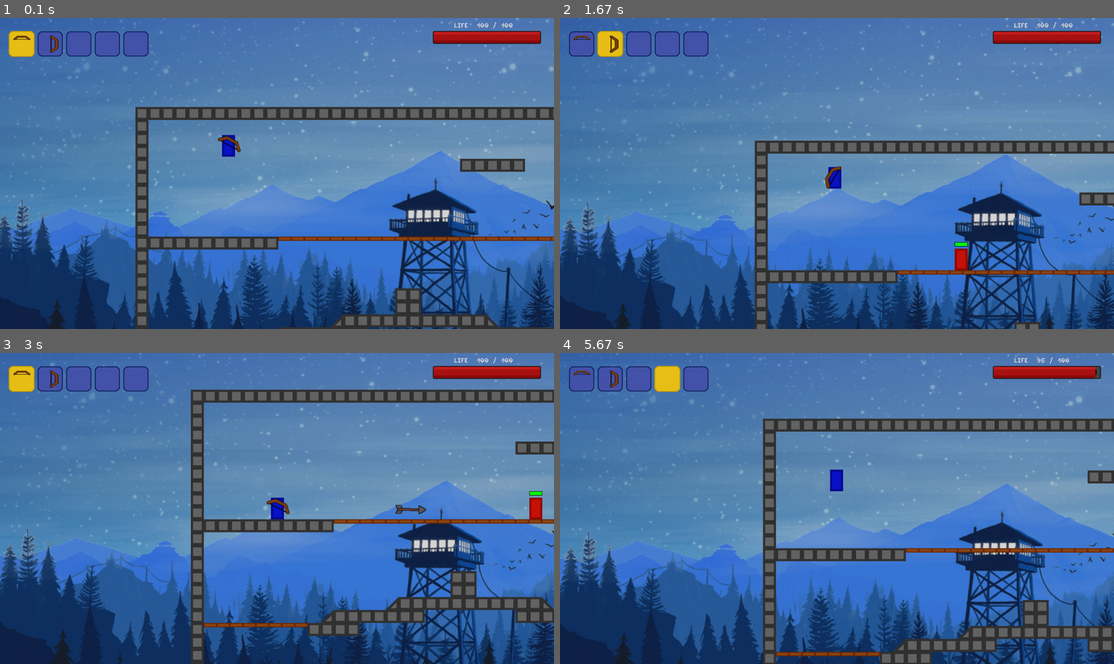
Above: before the commit, frames 1-4 (two rows, left to right).
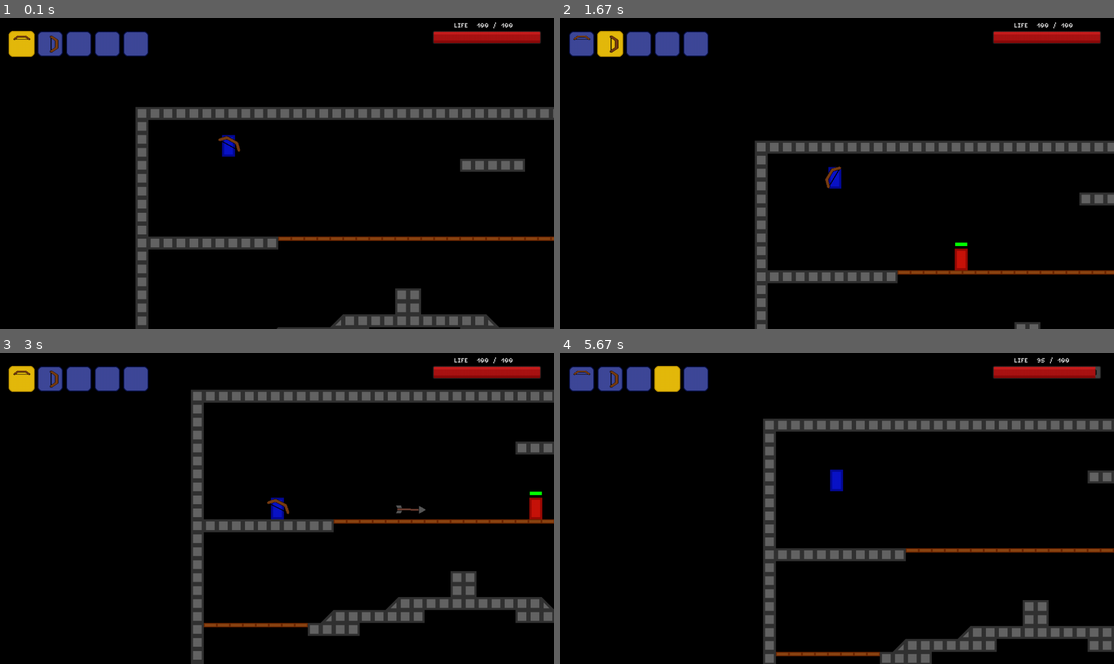
Above: after the commit, the same moments.

Repository: Programmer-Anchous/arena_pygame
Game: pygame game, started from game.py
Same seed, same stepped clock (60 frames per second), same inputs: the game is played once before the commit and once after it.
Inputs (mouse positions are in pixels of both pictures, inside the frame that each line leads up to):
- Up to frame 1 (0.1 s): no input
- Up to frame 2 (1.67 s): type "ann" at 0.33 s; tap Enter at 0.67 s; click (609, 42) at 0.93 s; tap Space at 1.22 s; type "a" at 1.55 s
- Up to frame 3 (3 s): tap Enter at 1.68 s; click (144, 511) at 2.15 s; click (22, 377) at 2.48 s; tap D at 2.77 s
- Up to frame 4 (5.67 s): click (637, 377) at 3.15 s; tap A at 3.43, 4.65 s; click (665, 377) at 4.37 s; tap Space at 5.53 s

The runs differ from the first frame. In frame 1, 89% of the frame differs, in the area x 0-100%, y 0-100%; in frame 2, 92%; in frame 3, 88%; in frame 4, 88%.

Commit message:
REAMDE.md added

Diff:
--- a/game.py
+++ b/game.py
@@ -210,7 +210,7 @@
         scroll = parallax_scrolling()
 
         display.fill((0, 0, 0))
-        display.blit(background, (-scroll[0] * 0.1 - 400, -scroll[1] * 0.1 - 350))
+        # display.blit(background, (-scroll[0] * 0.1 - 400, -scroll[1] * 0.1 - 350))
 
         mx, my = pygame.mouse.get_pos()
         # mx //= 2
--- a/lyceum.py
+++ /dev/null
@@ -1,158 +0,0 @@
-import pygame
-import sys
-from random import shuffle
-
-
-WHITE = (230, 230, 230)
-BLACK = (0, 0, 0)
-RED = (220, 10, 10)
-GREEN = (10, 255, 10)
-
-pygame.init()
-
-WSIZE = (500, 800)
-
-screen = pygame.display.set_mode(WSIZE)
-pygame.display.set_caption("Дедушка сапёра")
-
-clock = pygame.time.Clock()
-FPS = 100
-
-font = pygame.font.Font(None, 40)
-
-
-def get_cells_around(i, k, matrix):
-    leni = len(matrix)
-    lenk = len(matrix[0])
-    counter = 0
-    iterations = (
-        (i - 1, k - 1),
-        (i - 1, k + 0),
-        (i - 1, k + 1),
-        (i + 0, k - 1),
-        (i + 0, k + 1),
-        (i + 1, k - 1),
-        (i + 1, k + 0),
-        (i + 1, k + 1),
-    )
-    for i0, k0 in iterations:
-        if 0 <= i0 < leni and 0 <= k0 < lenk:
-            if matrix[i0][k0] == -2:
-                counter += 1
-    return counter
-
-
-class Board:
-    def __init__(self, width, height):
-        self.width = width
-        self.height = height
-        self.board = [[0] * width for _ in range(height)]
-        # значения по умолчанию
-        self.left = 10
-        self.top = 10
-        self.cell_size = 30
-
-        self.cache = []
-
-    def set_view(self, left, top, cell_size):
-        self.left = left
-        self.top = top
-        self.cell_size = cell_size
-
-    def render(self, display):
-        for y in range(self.height):
-            for x in range(self.width):
-                rect = (
-                    x * self.cell_size + self.left,
-                    y * self.cell_size + self.top,
-                    self.cell_size,
-                    self.cell_size,
-                )
-                if self.board[y][x] == -2:
-                    pygame.draw.rect(display, RED, rect)
-                elif self.board[y][x] > 0:
-                    screen.blit(
-                        font.render(str(self.board[y][x]), True, GREEN),
-                        (rect[0] + 10, rect[1] + 10),
-                    )
-                pygame.draw.rect(display, WHITE, rect, 1)
-
-    def get_cell(self, mouse_pos):
-        mx, my = mouse_pos
-        for y in range(self.height):
-            for x in range(self.width):
-                rect = (
-                    x * self.cell_size + self.left,
-                    y * self.cell_size + self.top,
-                    self.cell_size,
-                    self.cell_size,
-                )
-                if rect[0] <= mx <= (rect[0] + rect[2]) and rect[1] <= my <= (
-                    rect[1] + rect[3]
-                ):
-                    return x, y
-
-    def on_click(self, cell_coords):
-        if cell_coords:
-            x, y = cell_coords
-            if self.board[y][x] == -1:
-                self.board[y][x] = get_cells_around(y, x, self.board)
-                if self.board[y][x] == 0:
-                    leni = len(self.board)
-                    lenk = len(self.board[0])
-                    iterations = (
-                        (y - 1, x - 1),
-                        (y - 1, x + 0),
-                        (y - 1, x + 1),
-                        (y + 0, x - 1),
-                        (y + 0, x + 1),
-                        (y + 1, x - 1),
-                        (y + 1, x + 0),
-                        (y + 1, x + 1),
-                    )
-                    for i, k in iterations:
-                        if 0 <= i < leni and 0 <= k < lenk:
-                            if self.board[i][k] == -1:
-                                if (k, i) not in self.cache:
-                                    self.on_click((k, i))
-                                    self.cache.append((k, i))
-
-    def get_click(self, mouse_pos):
-        self.cache.clear()
-        self.on_click(self.get_cell(mouse_pos))
-
-
-class MinesWeaper(Board):
-    def __init__(self, width, height, mines):
-        Board.__init__(self, width, height)
-        cells = width * height
-        board = [-1] * (cells - mines) + [-2] * mines
-        shuffle(board)
-        for i in range(height):
-            for k in range(width):
-                self.board[i][k] = board[i * width + k]
-
-    def open_cell(self, coords):
-        board.get_click(coords)
-
-
-board = MinesWeaper(9, 15, 20)
-board.set_view(25, 25, 50)
-
-running = True
-while running:
-    screen.fill((0, 0, 0))
-
-    for event in pygame.event.get():
-        if event.type == pygame.QUIT:
-            pygame.quit()
-            sys.exit()
-
-        if event.type == pygame.MOUSEBUTTONDOWN:
-            if event.button == 1:
-                board.open_cell(pygame.mouse.get_pos())
-
-    board.render(screen)
-
-    pygame.display.update()
-    clock.tick(FPS)
Binary file added: Preview/gameplay.jpg
Not shown, added: README.md
